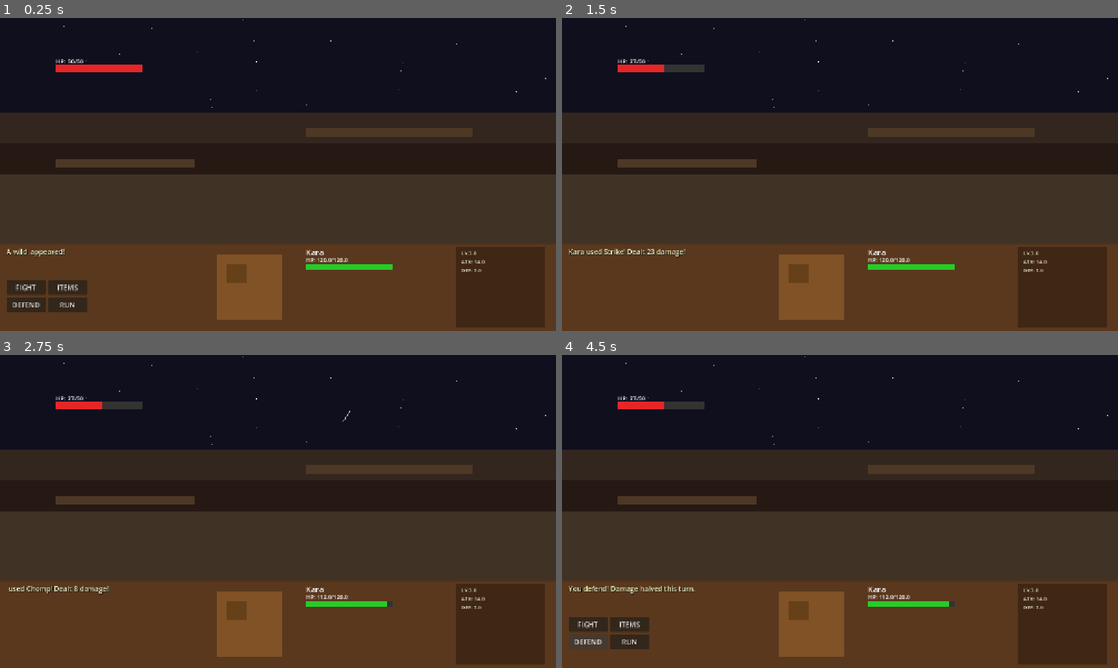
Above: before the commit, frames 1-4 (two rows, left to right).
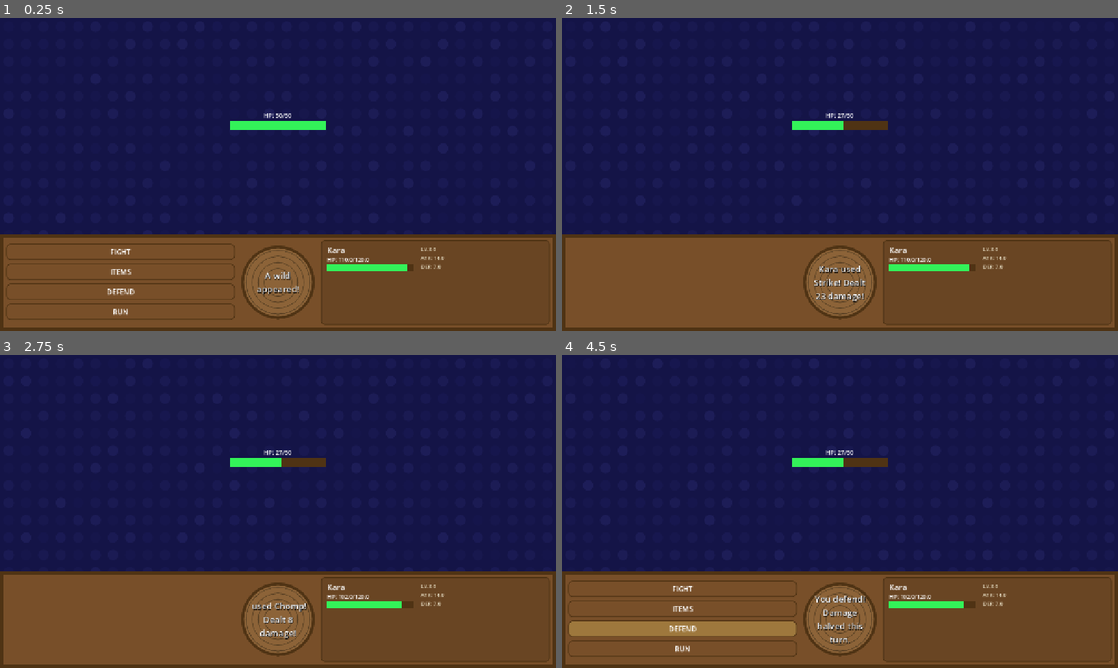
Above: after the commit, the same moments.

Repository: ki-krpto/Wood-Hollow-Academy
Game: Godot game, scene res://battle/battle.tscn
Two runs of this game, one before a commit and one after it. Both use one fixed random seed, a clock stepped at 60 frames per second and the inputs below. This scene is started directly instead of the project's main scene.
Inputs:
- Up to frame 1 (0.25 s): no input
- Up to frame 2 (1.5 s): click "FIGHT" at 0.5 s; click "Strike" at 1.25 s
- Up to frame 3 (2.75 s): tap Enter at 2 s; hold D (right) from 2.03 s (still down); tap E (interact) at 2.1 s
- Up to frame 4 (4.5 s): tap Space at 2.75 s; release D (right) at 2.78 s; hold S (down) 2.78-3.5 s; tap E (interact) at 2.85 s; click "ITEMS" at 3.5 s; click "DEFEND" at 4.25 s

The runs differ from the first frame. In frame 1, 88% of the frame differs, in the area x 0-100%, y 0-99%; in frame 2, 89%; in frame 3, 89%; in frame 4, 88%.

Commit message:
rework battle ui to the original

Diff:
--- a/assets/jason/player.json
+++ b/assets/jason/player.json
@@ -2,7 +2,7 @@
 	"attack": 14.0,
 	"defense": 7.0,
 	"gold": 0.0,
-	"hp": 120.0,
+	"hp": 110.0,
 	"level": 3.0,
 	"max_hp": 120.0,
 	"moves": [
@@ -10,6 +10,6 @@
 		"Focus"
 	],
 	"name": "Kara",
-	"xp": 50.0,
-	"xp_to_next": 500
+	"xp": 100.0,
+	"xp_to_next": 500.0
 }
--- a/battle/battle.gd
+++ b/battle/battle.gd
@@ -1,4 +1,15 @@
 extends Control
+
+const COLOR_WHITE := Color(1, 1, 1, 1)
+const COLOR_DARK_BLUE := Color(0.08, 0.08, 0.28, 1)
+const COLOR_WOOD_BASE := Color(0.47, 0.31, 0.16, 1)
+const COLOR_WOOD_DARK := Color(0.31, 0.2, 0.08, 1)
+const COLOR_WOOD_LIGHT := Color(0.62, 0.47, 0.24, 1)
+const COLOR_WOOD_CIRCLE := Color(0.55, 0.39, 0.22, 1)
+const COLOR_WOOD_GRID := Color(0.4, 0.29, 0.16, 1)
+const COLOR_HP_GOOD := Color(0.2, 0.95, 0.35, 1)
+const COLOR_HP_WARN := Color(1.0, 0.85, 0.2, 1)
+const COLOR_HP_DANGER := Color(0.95, 0.25, 0.25, 1)
 
 var enemy_data: Dictionary = {}
 var enemy_hp: int = 0
@@ -18,8 +29,11 @@
 
 var screen_size: Vector2
 
-var shooting_stars: Array[Dictionary] = []
-var shooting_star_timer: float = 0.0
+var bottom_bar_rect: Rect2 = Rect2()
+var left_menu_rect: Rect2 = Rect2()
+var right_menu_rect: Rect2 = Rect2()
+var message_circle_rect: Rect2 = Rect2()
+var bg_orbs: Array[Dictionary] = []
 
 func _ready():
 	randomize()
@@ -28,7 +42,6 @@
 		screen_size = Vector2(1152, 648)
 	load_enemy()
 	build_background()
-	start_shooting_star_loop()
 	build_enemy_display()
 	build_bottom_bar()
 	build_action_buttons()
@@ -44,121 +57,75 @@
 
 func build_background():
 	var bg = ColorRect.new()
-	bg.color = Color(0.06, 0.06, 0.12, 1)
+	bg.color = COLOR_DARK_BLUE
 	bg.anchor_left = 0.0
 	bg.anchor_top = 0.0
 	bg.anchor_right = 1.0
 	bg.anchor_bottom = 1.0
 	add_child(bg)
 
-	create_stars()
-
-	var mountain_colors = [Color(0.2, 0.15, 0.12, 1), Color(0.15, 0.1, 0.08, 1), Color(0.25, 0.2, 0.15, 1)]
-	var mountain_heights = [0.4, 0.5, 0.35]
-	for i in 3:
-		var mtn = ColorRect.new()
-		mtn.color = mountain_colors[i]
-		mtn.position = Vector2(0, screen_size.y * (0.3 + i * 0.1))
-		mtn.size = Vector2(screen_size.x, screen_size.y * mountain_heights[i])
-		add_child(mtn)
-
-	var platform_color = Color(0.3, 0.22, 0.15, 1)
-	var left_plat = ColorRect.new()
-	left_plat.color = platform_color
-	left_plat.position = Vector2(screen_size.x * 0.1, screen_size.y * 0.45)
-	left_plat.size = Vector2(screen_size.x * 0.25, screen_size.y * 0.03)
-	add_child(left_plat)
-
-	var right_plat = ColorRect.new()
-	right_plat.color = platform_color
-	right_plat.position = Vector2(screen_size.x * 0.55, screen_size.y * 0.35)
-	right_plat.size = Vector2(screen_size.x * 0.3, screen_size.y * 0.03)
-	add_child(right_plat)
-
-func create_stars():
-	var sky_height = screen_size.y * 0.72
-	for i in 100:
-		var star = ColorRect.new()
-		var s = randf_range(1.0, 2.5)
-		star.size = Vector2(s, s)
-		star.position = Vector2(randf_range(0, screen_size.x), randf_range(0, sky_height))
-		star.color = Color(1, 1, 1, randf_range(0.15, 0.9))
-		star.mouse_filter = Control.MOUSE_FILTER_IGNORE
-		add_child(star)
-
-func start_shooting_star_loop():
-	shooting_star_timer = randf_range(0.5, 3.0)
-
-func _process(delta):
-	var i = 0
-	while i < shooting_stars.size():
-		var s = shooting_stars[i]
-		s.node.position += s.velocity * delta
-		s.node.modulate.a -= s.fade_speed * delta
-		if s.node.modulate.a <= 0 or s.node.position.y > screen_size.y * 0.72:
-			s.node.queue_free()
-			shooting_stars.remove_at(i)
-		else:
-			i += 1
-
-	if shooting_star_timer > 0:
-		shooting_star_timer -= delta
-		if shooting_star_timer <= 0:
-			spawn_shooting_star()
-
-func spawn_shooting_star():
-	if not is_inside_tree():
-		return
-	var star = ColorRect.new()
-	var len = randi_range(20, 40)
-	star.size = Vector2(2, len)
-	star.rotation = 0.6
-	star.position = Vector2(randf_range(screen_size.x * 0.3, screen_size.x * 0.95), -len)
-	star.color = Color(1, 1, 1, 0.9)
-	star.mouse_filter = Control.MOUSE_FILTER_IGNORE
-	add_child(star)
-
-	var speed = randf_range(250, 400)
-	shooting_stars.append({
-		"node": star,
-		"velocity": Vector2(-speed * 0.65, speed * 0.85),
-		"fade_speed": randf_range(0.6, 1.2)
-	})
-
-	shooting_star_timer = randf_range(0.5, 3.0)
+	bg_orbs.clear()
+	var battle_area_height = screen_size.y * 0.7
+	for x in range(0, int(screen_size.x), 40):
+		for y in range(0, int(battle_area_height), 40):
+			var orb = Panel.new()
+			orb.size = Vector2(24, 24)
+			orb.position = Vector2(x + 8, y + 8)
+			var orb_style = StyleBoxFlat.new()
+			var tone = float((x + y) % 120) / 120.0
+			orb_style.bg_color = Color(0.16 + tone * 0.2, 0.16 + tone * 0.2, 0.46 + tone * 0.3, 0.34)
+			orb_style.set_corner_radius_all(32)
+			orb.add_theme_stylebox_override("panel", orb_style)
+			orb.mouse_filter = Control.MOUSE_FILTER_IGNORE
+			add_child(orb)
+			bg_orbs.append({
+				"node": orb,
+				"phase": randf_range(0.0, TAU)
+			})
+
+func _process(_delta):
+	var t = Time.get_ticks_msec() / 1000.0
+	for orb_data in bg_orbs:
+		var orb_node: Panel = orb_data["node"]
+		var phase: float = orb_data["phase"]
+		orb_node.modulate.a = 0.2 + 0.3 * (0.5 + 0.5 * sin(t * 1.8 + phase))
 
 func build_enemy_display():
 	var enemy_name = enemy_data.get("name", "???")
 	var name_label = Label.new()
 	name_label.text = enemy_name
-	name_label.add_theme_font_size_override("font_size", 22)
-	name_label.add_theme_color_override("font_color", Color.WHITE)
+	name_label.add_theme_font_size_override("font_size", 26)
+	name_label.add_theme_color_override("font_color", COLOR_WHITE)
 	name_label.add_theme_color_override("font_shadow_color", Color.BLACK)
 	name_label.add_theme_constant_override("shadow_offset_x", 2)
 	name_label.add_theme_constant_override("shadow_offset_y", 2)
-	name_label.position = Vector2(screen_size.x * 0.1, screen_size.y * 0.08)
+	name_label.position = Vector2(screen_size.x * 0.5 - 100, screen_size.y * 0.06)
+	name_label.size = Vector2(200, 30)
+	name_label.horizontal_alignment = HORIZONTAL_ALIGNMENT_CENTER
 	name_label.name = "EnemyName"
 	add_child(name_label)
 
 	var hp_label = Label.new()
 	hp_label.text = "HP: " + str(enemy_hp) + "/" + str(enemy_max_hp)
 	hp_label.add_theme_font_size_override("font_size", 14)
-	hp_label.add_theme_color_override("font_color", Color.WHITE)
-	hp_label.position = Vector2(screen_size.x * 0.1, screen_size.y * 0.15 - 18)
+	hp_label.add_theme_color_override("font_color", COLOR_WHITE)
+	hp_label.position = Vector2(screen_size.x * 0.5 - 130, screen_size.y * 0.33 - 24)
+	hp_label.size = Vector2(260, 20)
+	hp_label.horizontal_alignment = HORIZONTAL_ALIGNMENT_CENTER
 	hp_label.name = "EnemyHPLabel"
 	add_child(hp_label)
 
 	var bar_bg = ColorRect.new()
-	bar_bg.color = Color(0.2, 0.2, 0.2, 1)
-	bar_bg.position = Vector2(screen_size.x * 0.1, screen_size.y * 0.15)
-	bar_bg.size = Vector2(200, 18)
+	bar_bg.color = COLOR_WOOD_DARK
+	bar_bg.position = Vector2(screen_size.x * 0.5 - 110, screen_size.y * 0.33)
+	bar_bg.size = Vector2(220, 20)
 	bar_bg.name = "EnemyHPBarBg"
 	add_child(bar_bg)
 
 	var bar = ColorRect.new()
-	bar.color = Color(0.9, 0.15, 0.15, 1)
-	bar.position = Vector2(screen_size.x * 0.1, screen_size.y * 0.15)
-	bar.size = Vector2(200, 18)
+	bar.color = COLOR_HP_GOOD
+	bar.position = bar_bg.position
+	bar.size = bar_bg.size
 	bar.name = "EnemyHPBar"
 	add_child(bar)
 
@@ -166,100 +133,163 @@
 	var tex_path = "res://assets/img/" + enemy_data.get("image", "")
 	if ResourceLoader.exists(tex_path):
 		sprite.texture = load(tex_path)
-	sprite.scale = Vector2(0.22, 0.22)
-	sprite.position = Vector2(screen_size.x * 0.75, screen_size.y * 0.15)
+	sprite.scale = Vector2(0.24, 0.24)
+	sprite.position = Vector2(screen_size.x * 0.5, screen_size.y * 0.18)
 	sprite.name = "EnemySprite"
 	add_child(sprite)
 
 func build_bottom_bar():
-	var bar_y = screen_size.y * 0.72
-	var bar_height = screen_size.y * 0.28
-	var info_x = screen_size.x * 0.55
+	var bar_y = screen_size.y * 0.69
+	var bar_height = screen_size.y - bar_y
+	bottom_bar_rect = Rect2(0, bar_y, screen_size.x, bar_height)
+	var panel_padding = 14.0
+	var circle_size = min(bar_height - 20.0, 170.0)
+	var circle_x = screen_size.x * 0.5 - circle_size * 0.5
+	var circle_y = bar_y + (bar_height - circle_size) * 0.5
+	message_circle_rect = Rect2(circle_x, circle_y, circle_size, circle_size)
+	left_menu_rect = Rect2(
+		panel_padding,
+		bar_y + 14.0,
+		max(180.0, message_circle_rect.position.x - panel_padding * 2.0),
+		bar_height - 28.0
+	)
+	var right_x = message_circle_rect.end.x + panel_padding
+	right_menu_rect = Rect2(
+		right_x,
+		bar_y + 14.0,
+		max(180.0, screen_size.x - right_x - panel_padding),
+		bar_height - 28.0
+	)
 
 	var bg_bar = ColorRect.new()
-	bg_bar.color = Color(0.35, 0.22, 0.12, 1)
-	bg_bar.position = Vector2(0, bar_y)
-	bg_bar.size = Vector2(screen_size.x, bar_height)
+	bg_bar.color = COLOR_WOOD_BASE
+	bg_bar.position = bottom_bar_rect.position
+	bg_bar.size = bottom_bar_rect.size
 	bg_bar.name = "BottomBar"
 	add_child(bg_bar)
 
-	var wood_grain = ColorRect.new()
-	wood_grain.color = Color(0.28, 0.17, 0.08, 0.5)
-	wood_grain.position = Vector2(0, bar_y)
-	wood_grain.size = Vector2(screen_size.x, 4)
-	add_child(wood_grain)
-
-	# Center emblem
-	var center_x = screen_size.x * 0.45
-	var emblem_size = bar_height * 0.75
-	var emblem = ColorRect.new()
-	emblem.color = Color(0.5, 0.32, 0.15, 1)
-	emblem.position = Vector2(center_x - emblem_size / 2, bar_y + (bar_height - emblem_size) / 2)
-	emblem.size = Vector2(emblem_size, emblem_size)
+	var border = Panel.new()
+	border.position = bottom_bar_rect.position
+	border.size = bottom_bar_rect.size
+	var border_style = StyleBoxFlat.new()
+	border_style.bg_color = Color(0, 0, 0, 0)
+	border_style.border_color = COLOR_WOOD_DARK
+	border_style.set_border_width_all(8)
+	border.add_theme_stylebox_override("panel", border_style)
+	border.mouse_filter = Control.MOUSE_FILTER_IGNORE
+	add_child(border)
+
+	var emblem = Panel.new()
+	emblem.position = message_circle_rect.position
+	emblem.size = message_circle_rect.size
+	var emblem_style = StyleBoxFlat.new()
+	emblem_style.bg_color = COLOR_WOOD_CIRCLE
+	emblem_style.border_color = COLOR_WOOD_DARK
+	emblem_style.set_border_width_all(7)
+	emblem_style.set_corner_radius_all(int(circle_size * 0.5))
+	emblem.add_theme_stylebox_override("panel", emblem_style)
+	emblem.mouse_filter = Control.MOUSE_FILTER_IGNORE
 	emblem.name = "CenterEmblem"
 	add_child(emblem)
 
-	var inner_emblem = ColorRect.new()
-	inner_emblem.color = Color(0.4, 0.25, 0.1, 1)
-	inner_emblem.position = Vector2(center_x - emblem_size * 0.35, bar_y + (bar_height - emblem_size * 0.7) / 2)
-	inner_emblem.size = Vector2(emblem_size * 0.3, emblem_size * 0.3)
-	add_child(inner_emblem)
-
-	# Player name (top of right section)
+	for ring in 4:
+		var ring_panel = Panel.new()
+		var inset = 10 + ring * 14
+		ring_panel.position = Vector2(message_circle_rect.position.x + inset, message_circle_rect.position.y + inset)
+		ring_panel.size = Vector2(message_circle_rect.size.x - inset * 2, message_circle_rect.size.y - inset * 2)
+		var ring_style = StyleBoxFlat.new()
+		ring_style.bg_color = Color(0, 0, 0, 0)
+		ring_style.border_color = COLOR_WOOD_GRID
+		ring_style.set_border_width_all(2)
+		ring_style.set_corner_radius_all(int(ring_panel.size.x * 0.5))
+		ring_panel.add_theme_stylebox_override("panel", ring_style)
+		ring_panel.mouse_filter = Control.MOUSE_FILTER_IGNORE
+		add_child(ring_panel)
+
+	var right_bg = Panel.new()
+	right_bg.position = right_menu_rect.position
+	right_bg.size = right_menu_rect.size
+	var right_style = StyleBoxFlat.new()
+	right_style.bg_color = Color(0.3, 0.2, 0.1, 0.35)
+	right_style.border_color = COLOR_WOOD_DARK
+	right_style.set_border_width_all(2)
+	right_style.set_corner_radius_all(8)
+	right_bg.add_theme_stylebox_override("panel", right_style)
+	right_bg.mouse_filter = Control.MOUSE_FILTER_IGNORE
+	add_child(right_bg)
+
 	var player_name_label = Label.new()
 	player_name_label.text = GameManager.player_data.get("name", "Kara")
 	player_name_label.add_theme_font_size_override("font_size", 18)
-	player_name_label.add_theme_color_override("font_color", Color.WHITE)
-	player_name_label.position = Vector2(info_x, bar_y + 8)
+	player_name_label.add_theme_color_override("font_color", COLOR_WHITE)
+	player_name_label.position = Vector2(right_menu_rect.position.x + 14, right_menu_rect.position.y + 10)
 	player_name_label.name = "PlayerNameLabel"
 	add_child(player_name_label)
 
-	# Player HP label + bar
 	var player_hp_label = Label.new()
 	player_hp_label.text = "HP: " + str(GameManager.player_data.get("hp", 0)) + "/" + str(GameManager.player_data.get("max_hp", 100))
 	player_hp_label.add_theme_font_size_override("font_size", 13)
-	player_hp_label.add_theme_color_override("font_color", Color.WHITE)
-	player_hp_label.position = Vector2(info_x, bar_y + 30)
+	player_hp_label.add_theme_color_override("font_color", COLOR_WHITE)
+	player_hp_label.position = Vector2(right_menu_rect.position.x + 14, right_menu_rect.position.y + 36)
 	player_hp_label.name = "PlayerHPLabel"
 	add_child(player_hp_label)
 
 	var player_bar_bg = ColorRect.new()
-	player_bar_bg.color = Color(0.2, 0.2, 0.2, 1)
-	player_bar_bg.position = Vector2(info_x, bar_y + 48)
+	player_bar_bg.color = COLOR_WOOD_DARK
+	player_bar_bg.position = Vector2(right_menu_rect.position.x + 14, right_menu_rect.position.y + 56)
 	player_bar_bg.size = Vector2(200, 14)
 	player_bar_bg.name = "PlayerHPBarBg"
 	add_child(player_bar_bg)
 
 	var player_bar = ColorRect.new()
-	player_bar.color = Color(0.15, 0.8, 0.15, 1)
-	player_bar.position = Vector2(info_x, bar_y + 48)
+	player_bar.color = COLOR_HP_GOOD
+	player_bar.position = player_bar_bg.position
 	var player_pct = float(GameManager.player_data.get("hp", 0)) / float(GameManager.player_data.get("max_hp", 100))
 	player_bar.size = Vector2(200 * player_pct, 14)
 	player_bar.name = "PlayerHPBar"
 	add_child(player_bar)
 
-	# Detail info (right side)
-	var detail_bg = ColorRect.new()
-	detail_bg.color = Color(0.25, 0.15, 0.08, 1)
-	detail_bg.position = Vector2(screen_size.x * 0.82, bar_y + 8)
-	detail_bg.size = Vector2(screen_size.x * 0.16, bar_height - 16)
-	add_child(detail_bg)
-
 	var detail_label = Label.new()
 	detail_label.text = "LV." + str(GameManager.player_data.get("level", 1)) + "\nATK: " + str(GameManager.player_data.get("attack", 10)) + "\nDEF: " + str(GameManager.player_data.get("defense", 5))
 	detail_label.add_theme_font_size_override("font_size", 12)
-	detail_label.add_theme_color_override("font_color", Color(0.9, 0.9, 0.8, 1))
-	detail_label.position = Vector2(screen_size.x * 0.83, bar_y + 14)
+	detail_label.add_theme_color_override("font_color", Color(0.95, 0.92, 0.82, 1))
+	detail_label.position = Vector2(right_menu_rect.position.x + 230, right_menu_rect.position.y + 12)
+	detail_label.name = "PlayerDetailLabel"
 	add_child(detail_label)
 
+func apply_wood_button_style(btn: Button):
+	var normal = StyleBoxFlat.new()
+	normal.bg_color = COLOR_WOOD_BASE
+	normal.border_color = COLOR_WOOD_DARK
+	normal.set_border_width_all(2)
+	normal.set_corner_radius_all(10)
+	btn.add_theme_stylebox_override("normal", normal)
+
+	var hover = StyleBoxFlat.new()
+	hover.bg_color = COLOR_WOOD_LIGHT
+	hover.border_color = COLOR_WOOD_DARK
+	hover.set_border_width_all(2)
+	hover.set_corner_radius_all(10)
+	btn.add_theme_stylebox_override("hover", hover)
+
+	var pressed = StyleBoxFlat.new()
+	pressed.bg_color = Color(0.4, 0.26, 0.12, 1)
+	pressed.border_color = COLOR_WOOD_DARK
+	pressed.set_border_width_all(2)
+	pressed.set_corner_radius_all(10)
+	btn.add_theme_stylebox_override("pressed", pressed)
+	btn.add_theme_stylebox_override("focus", hover)
+	btn.add_theme_color_override("font_color", COLOR_WHITE)
+	btn.add_theme_color_override("font_hover_color", COLOR_WHITE)
+	btn.add_theme_color_override("font_pressed_color", COLOR_WHITE)
+	btn.focus_mode = Control.FOCUS_NONE
+
 func build_action_buttons():
-	var bar_y = screen_size.y * 0.72
-	var bar_height = screen_size.y * 0.28
-	var btn_w = 90
-	var btn_h = 34
-	var gap = 6
-	var start_x = 15
-	var start_y = bar_y + bar_height * 0.42
+	var btn_w = left_menu_rect.size.x
+	var btn_h = 38
+	var gap = 8
+	var start_x = left_menu_rect.position.x
+	var start_y = left_menu_rect.position.y + 8
 
 	var actions = [
 		{"text": "FIGHT",  "action": "fight"},
@@ -269,29 +299,30 @@
 	]
 
 	for i in actions.size():
-		var col = i % 2
-		var row = i / 2
+		var row = i
 		var a = actions[i]
 		var btn = Button.new()
 		btn.text = a.text
-		btn.position = Vector2(start_x + col * (btn_w + gap), start_y + row * (btn_h + gap))
+		btn.position = Vector2(start_x, start_y + row * (btn_h + gap))
 		btn.size = Vector2(btn_w, btn_h)
 		btn.name = "Btn" + a.action.capitalize()
+		apply_wood_button_style(btn)
 		btn.pressed.connect(_on_action_pressed.bind(a.action))
 		add_child(btn)
 
 func build_message_label():
-	var bar_y = screen_size.y * 0.72
 	var msg = Label.new()
 	msg.text = ""
-	msg.add_theme_font_size_override("font_size", 16)
-	msg.add_theme_color_override("font_color", Color(1, 1, 0.8, 1))
+	msg.add_theme_font_size_override("font_size", 20)
+	msg.add_theme_color_override("font_color", COLOR_WHITE)
 	msg.add_theme_color_override("font_shadow_color", Color.BLACK)
 	msg.add_theme_constant_override("shadow_offset_x", 1)
 	msg.add_theme_constant_override("shadow_offset_y", 1)
+	msg.horizontal_alignment = HORIZONTAL_ALIGNMENT_CENTER
+	msg.vertical_alignment = VERTICAL_ALIGNMENT_CENTER
 	msg.autowrap_mode = TextServer.AUTOWRAP_WORD_SMART
-	msg.position = Vector2(15, bar_y + 8)
-	msg.size = Vector2(screen_size.x * 0.35, 55)
+	msg.position = Vector2(message_circle_rect.position.x + 14, message_circle_rect.position.y + 16)
+	msg.size = Vector2(message_circle_rect.size.x - 28, message_circle_rect.size.y - 32)
 	msg.name = "MessageLabel"
 	add_child(msg)
 
@@ -312,30 +343,31 @@
 	state = "selecting_move"
 	hide_action_buttons()
 	var moves = GameManager.player_data.get("moves", [])
-	var bar_y = screen_size.y * 0.72
-	var bar_height = screen_size.y * 0.28
-	var btn_x = 15
-	var start_y = bar_y + bar_height * 0.42
-	var btn_y = start_y
+	var btn_x = right_menu_rect.position.x + 14
+	var btn_y = right_menu_rect.position.y + 8
+	var btn_w = right_menu_rect.size.x - 28
+	var btn_h = 34
+	var row_gap = 6
 
 	for move_name in moves:
 		var btn = Button.new()
 		btn.text = move_name
 		btn.position = Vector2(btn_x, btn_y)
-		btn.size = Vector2(130, 35)
+		btn.size = Vector2(btn_w, btn_h)
 		btn.name = "MoveBtn_" + move_name
+		apply_wood_button_style(btn)
 		btn.pressed.connect(_on_move_selected.bind(move_name))
 		add_child(btn)
-		btn_y += 40
-		if btn_y > bar_y + bar_height - 50:
-			btn_y = bar_y + 10
-			btn_x += 140
+		btn_y += btn_h + row_gap
+		if btn_y > right_menu_rect.end.y - 80:
+			break
 
 	var back_btn = Button.new()
 	back_btn.text = "BACK"
-	back_btn.position = Vector2(screen_size.x - 90, bar_y + bar_height - 45)
-	back_btn.size = Vector2(80, 35)
+	back_btn.position = Vector2(btn_x, right_menu_rect.end.y - 44)
+	back_btn.size = Vector2(btn_w, 34)
 	back_btn.name = "MoveBtn_Back"
+	apply_wood_button_style(back_btn)
 	back_btn.pressed.connect(_on_move_back)
 	add_child(back_btn)
 
@@ -368,28 +400,29 @@
 		return
 	state = "selecting_item"
 	hide_action_buttons()
-	var bar_y = screen_size.y * 0.72
-	var bar_height = screen_size.y * 0.28
-	var btn_x = 15
-	var start_y = bar_y + bar_height * 0.42
-	var btn_y = start_y
+	var btn_x = right_menu_rect.position.x + 14
+	var btn_y = right_menu_rect.position.y + 8
+	var btn_w = right_menu_rect.size.x - 28
+	var btn_h = 34
+	var row_gap = 6
 	for entry in usable:
 		var btn = Button.new()
 		btn.text = entry.get("name", "???") + " x" + str(entry.get("count", 1))
 		btn.position = Vector2(btn_x, btn_y)
-		btn.size = Vector2(180, 35)
+		btn.size = Vector2(btn_w, btn_h)
 		btn.name = "ItemBtn_" + entry.get("name", "")
+		apply_wood_button_style(btn)
 		btn.pressed.connect(_on_item_selected.bind(entry.get("name", "")))
 		add_child(btn)
-		btn_y += 40
-		if btn_y > bar_y + bar_height - 50:
-			btn_y = bar_y + 10
-			btn_x += 190
+		btn_y += btn_h + row_gap
+		if btn_y > right_menu_rect.end.y - 80:
+			break
 	var back_btn = Button.new()
 	back_btn.text = "BACK"
-	back_btn.position = Vector2(screen_size.x - 90, bar_y + bar_height - 45)
-	back_btn.size = Vector2(80, 35)
+	back_btn.position = Vector2(btn_x, right_menu_rect.end.y - 44)
+	back_btn.size = Vector2(btn_w, 34)
 	back_btn.name = "ItemBtn_Back"
+	apply_wood_button_style(back_btn)
 	back_btn.pressed.connect(_on_item_back)
 	add_child(back_btn)
 
@@ -589,11 +622,13 @@
 	var bar = get_node_or_null("EnemyHPBar")
 	if bar:
 		var pct = float(enemy_hp) / float(enemy_max_hp)
-		bar.size.x = 200 * pct
+		bar.size.x = 220 * pct
 		if pct < 0.25:
-			bar.color = Color(0.9, 0.1, 0.1, 1)
+			bar.color = COLOR_HP_DANGER
 		elif pct < 0.5:
-			bar.color = Color(0.9, 0.6, 0.1, 1)
+			bar.color = COLOR_HP_WARN
+		else:
+			bar.color = COLOR_HP_GOOD
 	var label = get_node_or_null("EnemyHPLabel")
 	if label:
 		label.text = "HP: " + str(enemy_hp) + "/" + str(enemy_max_hp)
@@ -605,6 +640,12 @@
 		var hp = GameManager.player_data.get("hp", 0)
 		var pct = float(hp) / float(max_hp)
 		bar.size.x = 200 * pct
+		if pct < 0.25:
+			bar.color = COLOR_HP_DANGER
+		elif pct < 0.5:
+			bar.color = COLOR_HP_WARN
+		else:
+			bar.color = COLOR_HP_GOOD
 	var label = get_node_or_null("PlayerHPLabel")
 	if label:
 		label.text = "HP: " + str(GameManager.player_data["hp"]) + "/" + str(GameManager.player_data["max_hp"])
